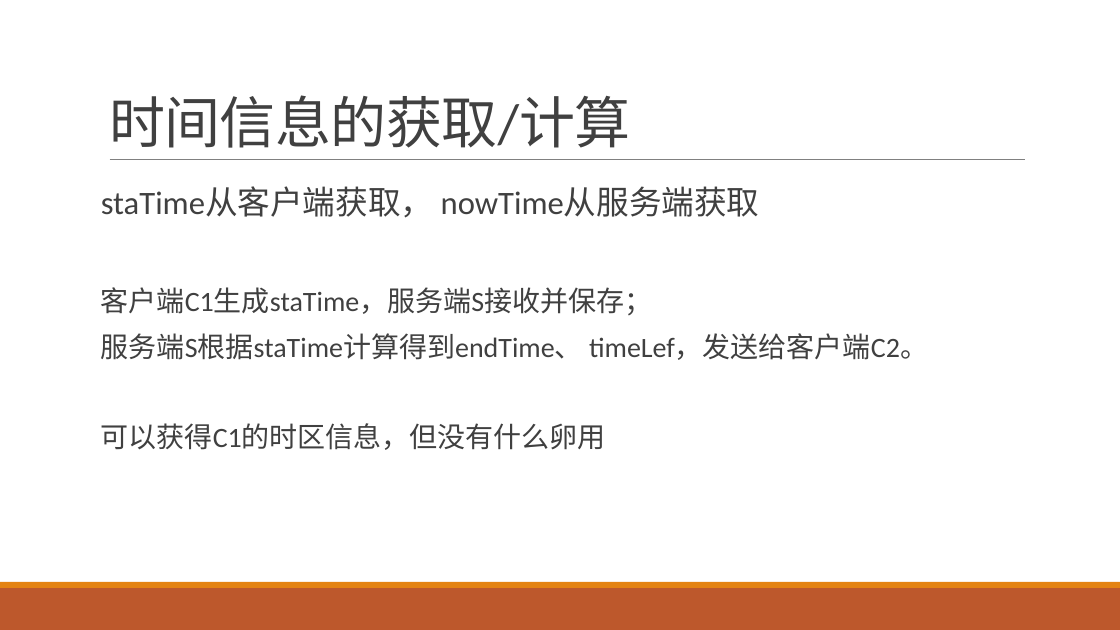
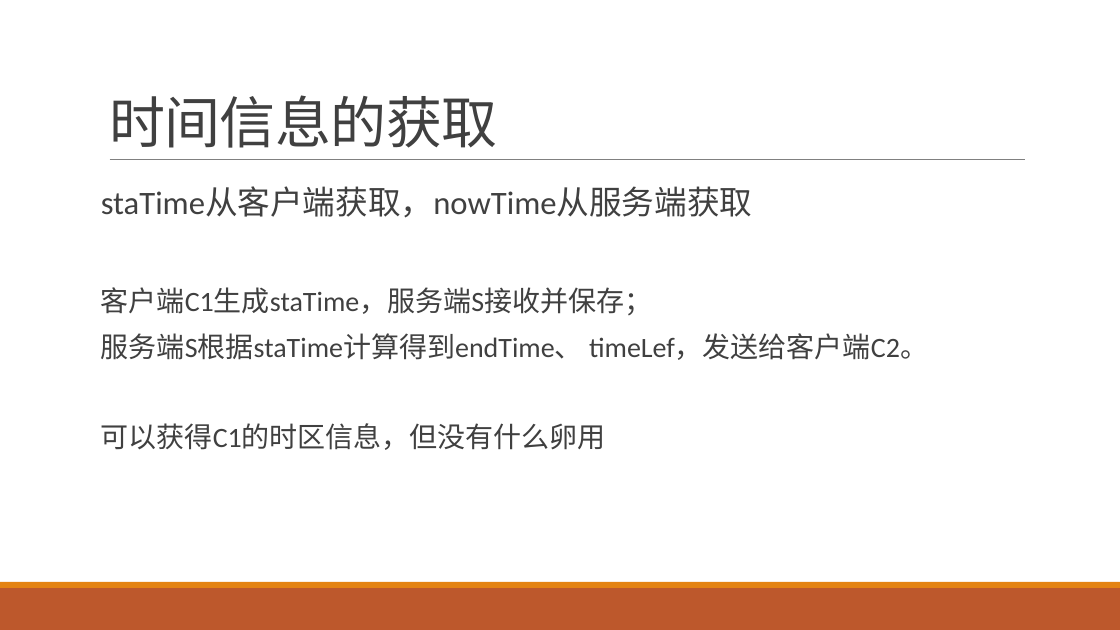
Before and after one commit to qidaneix/moment-research, a slide deck: slide 13 of 跨时区.pptx. Drawn at 1120x630 pixels with LibreOffice and Linux fonts; fonts in the diff are those of the drawing. Boxes give left, top, right and bottom in pixels: in the first picture for what was removed or moved away, otherwise in the second. Text is boxed around its words. In the diff, an @@ line names an element or a change of style, - is before the commit and + after.

```diff
--- a/跨时区.pptx
+++ b/跨时区.pptx
@@ title at (109,95,497,148): text changed @@
-时间信息的获取/计算
+时间信息的获取
@@ text at (101,187,752,218): spaces changed @@
-staTime从客户端获取， nowTime从服务端获取
+staTime从客户端获取，nowTime从服务端获取
```
Also in this commit, not shown: 7 other slides changed, 1 other file.
